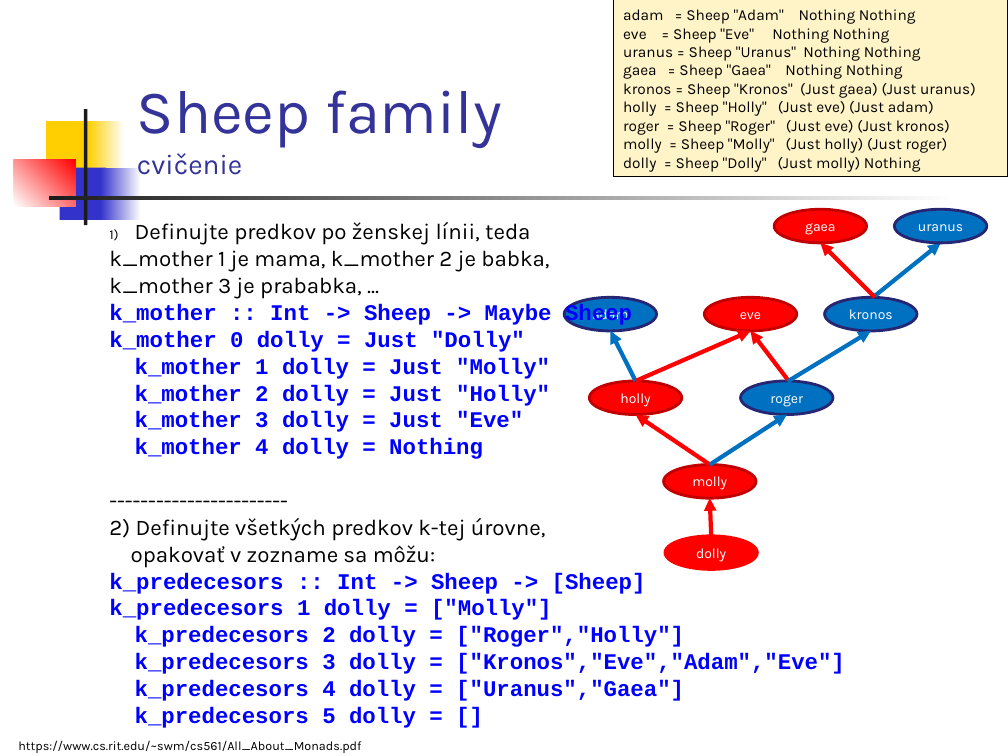
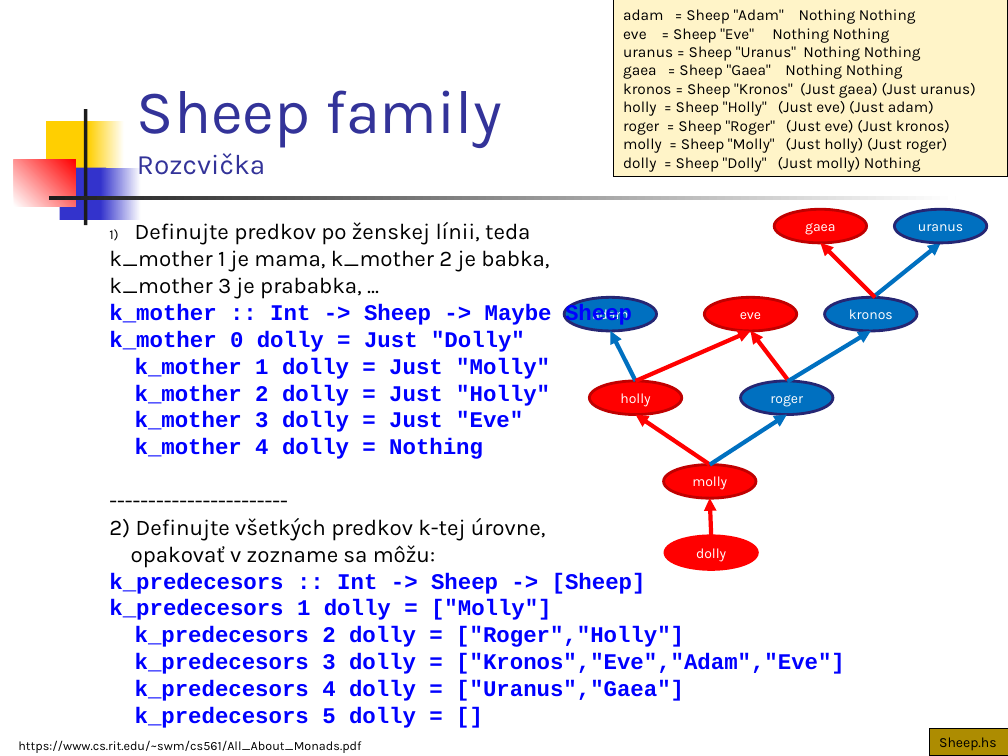
Before and after one commit to Funkcionalne/Prednasky, a slide deck: slide 36 of 12/12_fpro.ppt (slide 33 before the commit). Drawn at 1008x756 pixels with LibreOffice and Linux fonts; fonts in the diff are those of the drawing. Boxes give left, top, right and bottom in pixels: in the first picture for what was removed or moved away, otherwise in the second. Text is boxed around its words. In the diff, an @@ line names an element or a change of style, - is before the commit and + after.

```diff
--- a/12/12_fpro.ppt
+++ b/12/12_fpro.ppt
@@ title at (137, 90, 502, 175): text changed @@
-Sheep family
-cvičenie
+Sheep family
+Rozcvička
@@ rectangle added at (929, 729, 1008, 756), fill #AD8C01, outline #000000 0.74 pt, 10 pt, text #000000 @@
+Sheep.hs
```
Also in this commit, not shown: 18 other slides changed, 13 slides added, 1 other file.
